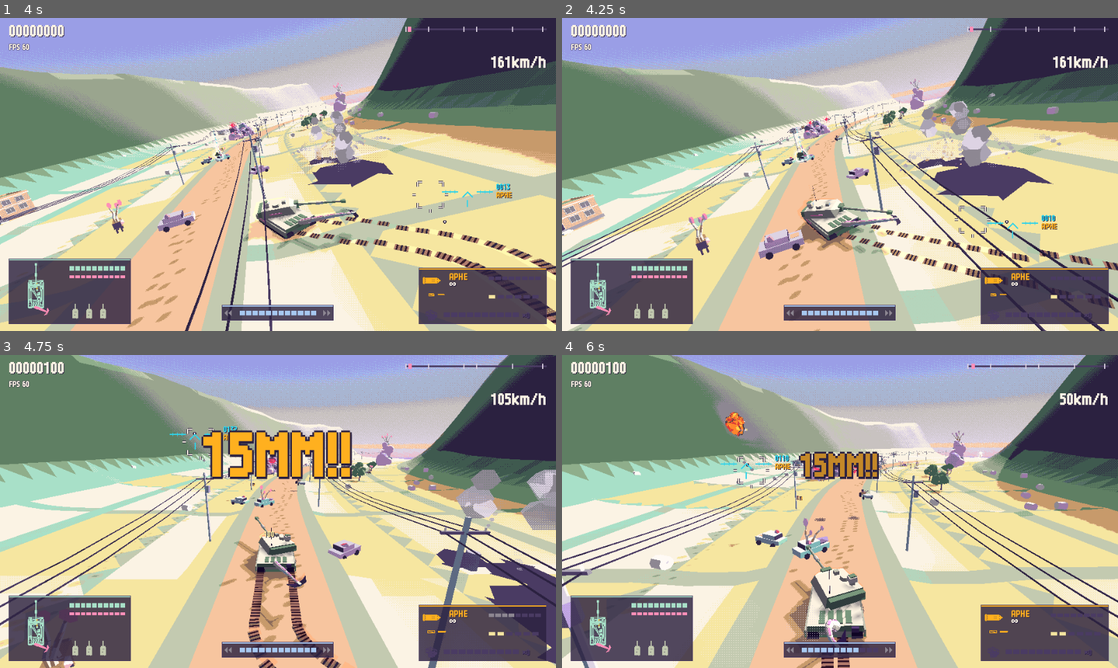
Above: before the commit, frames 1-4 (two rows, left to right).
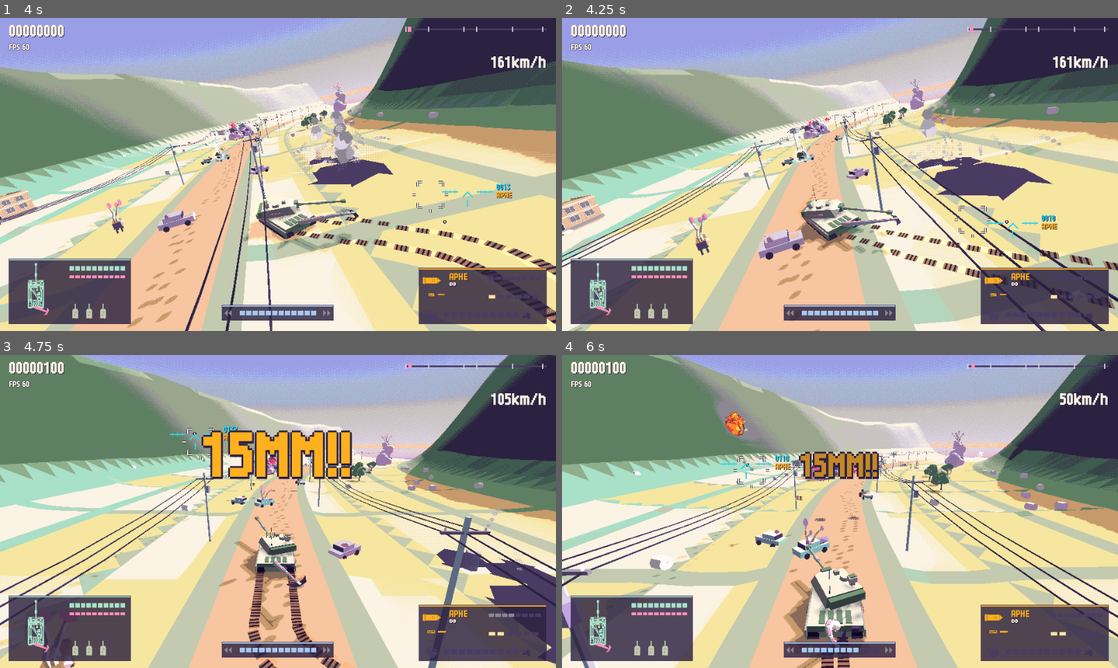
Above: after the commit, the same moments.

Repository: scarf005/orca-class
Game: Godot game, scene res://scenes/main.tscn
Same seed, same stepped clock (60 frames per second), same inputs: the game is played once before the commit and once after it.
Inputs (mouse positions are in pixels of both pictures, inside the frame that each line leads up to):
- Up to frame 1 (4 s): tap Enter (ui_accept) at 0.5, 3.77 s; drag from (278, 174) to (333, 105) at 0.52 s; drag from (166, 190) to (250, 237) at 1.27 s; move the mouse to (333, 105) at 2.02 s; press the mouse at (333, 105) at 2.03 s; hold D (move_right) 2.03-2.75 s; release the mouse at (333, 105) at 2.75 s; drag from (250, 237) to (111, 127) at 2.77 s; move the mouse to (444, 221) at 3.52 s; hold A (move_left) from 3.53 s (still down); hold Q from 3.53 s (still down)
- Up to frame 2 (4.25 s): keep holding A (move_left); keep holding Q; tap Enter (ui_accept) at 4.07 s
- Up to frame 3 (4.75 s): release A (move_left) at 4.25 s; release Q at 4.25 s; drag from (111, 464) to (194, 433) at 4.27 s
- Up to frame 4 (6 s): move the mouse to (867, 511) at 5.02 s; hold S (move_back) 5.03-5.75 s; tap 9 at 5.1 s; click (867, 511) at 5.17 s; drag from (756, 433) to (728, 527) at 5.77 s

Frame 1 is identical in both runs. In frame 2, 0.9% of the frame differs, in the area x 68-80%, y 26-48%; in frame 3, 1.6%, in the area x 82-100%, y 35-59%; in frame 4, 0.2%.

Commit message:
feat: limit fragment and smoke age and travel in duel settings
Assisted-by: pi:gpt-6.1-sol
Co-authored-by: chatgpt-codex-connector[bot] <199175422+chatgpt-codex-connector[bot]@users.noreply.github.com>

Diff:
--- a/constants.cfg
+++ b/constants.cfg
@@ -34,6 +34,8 @@
 "Secondary blast pops"=2.0
 "HE blast radius (x)"=1.5
 "Shockwave reach (x blast)"=2.4
+"Fragments/smoke duration (s)"=1.0
+"Fragments/smoke travel (m)"=50.0
 "Debris life (s)"=1.0
 "Debris smoke life (s)"=0.4
 "Rail smoke shrink (0-1)"=0.9
--- a/scripts/combat/fx.gd
+++ b/scripts/combat/fx.gd
@@ -15,6 +15,8 @@
 const RICOCHET_SPREAD := 0.35
 const TRAIL_MIN_SPEED := 4.0 ## Shards stop trailing once they slow down on the ground.
 static var BLAST_POPS := 2 ## Most secondary pops a big blast sets off (tuned live in the duel mode).
+static var PARTICLE_LIFE := 1.0 ## Maximum age of fragments and smoke, tuned live in duel mode.
+static var PARTICLE_DISTANCE := 50.0 ## Maximum cumulative travel of fragments and smoke in metres.
 static var DEBRIS_LIFE := 3.6 ## Longest a shard lies about before it is gone (tuned live in the duel mode).
 static var DEBRIS_SMOKE_LIFE := 0.5 ## Seconds the smoke a flying shard or wreck leaves hangs in the air (tuned live in the duel mode).
 static var RAIL_SMOKE_SHRINK := 0.9 ## Fraction of its size the railgun smoke loses before vanishing.
@@ -58,6 +60,7 @@
 	var velocity: Vector3
 	var life := 0.0
 	var max_life := 1.0
+	var travelled := 0.0
 	var size := 0.3
 	var end_size := 0.0
 	var color := Color.WHITE
@@ -264,7 +267,7 @@
 		var p: Particle = pool[read]
 		var age := p.life + delta
 		p.life = age
-		if age >= p.max_life:
+		if age >= p.max_life or (kind != Kind.FLAME and age >= PARTICLE_LIFE):
 			continue
 		var velocity := p.velocity
 		velocity.y -= p.gravity * delta
@@ -278,6 +281,9 @@
 				continue
 			position.y = p.ground
 			velocity = Vector3(velocity.x * 0.5, absf(velocity.y) * 0.3, velocity.z * 0.5)
+		p.travelled += p.position.distance_to(position)
+		if kind != Kind.FLAME and p.travelled >= PARTICLE_DISTANCE:
+			continue
 		p.position = position
 		p.velocity = velocity
 		var t := age / p.max_life
--- a/scripts/core/game_tuning.gd
+++ b/scripts/core/game_tuning.gd
@@ -45,6 +45,8 @@
 	["Secondary blast pops", func() -> float: return Fx.BLAST_POPS, func(v: float) -> void: Fx.BLAST_POPS = int(v), 0.0, 8.0, 1.0],
 	["HE blast radius (x)", func() -> float: return Armament.HE_RADIUS_SCALE, func(v: float) -> void: Armament.HE_RADIUS_SCALE = v, 0.5, 4.0, 0.1],
 	["Shockwave reach (x blast)", func() -> float: return World.SHOCKWAVE_SCALE, func(v: float) -> void: World.SHOCKWAVE_SCALE = v, 0.5, 5.0, 0.1],
+	["Fragments/smoke duration (s)", func() -> float: return Fx.PARTICLE_LIFE, func(v: float) -> void: Fx.PARTICLE_LIFE = clampf(v, 0.1, 8.0), 0.1, 8.0, 0.1],
+	["Fragments/smoke travel (m)", func() -> float: return Fx.PARTICLE_DISTANCE, func(v: float) -> void: Fx.PARTICLE_DISTANCE = clampf(v, 1.0, 500.0), 1.0, 500.0, 1.0],
 	["Debris life (s)", func() -> float: return Fx.DEBRIS_LIFE, func(v: float) -> void: Fx.DEBRIS_LIFE = v, 0.1, 8.0, 0.1],
 	["Debris smoke life (s)", func() -> float: return Fx.DEBRIS_SMOKE_LIFE, func(v: float) -> void: Fx.DEBRIS_SMOKE_LIFE = v, 0.05, 3.0, 0.05],
 	["Rail smoke shrink (0-1)", func() -> float: return Fx.RAIL_SMOKE_SHRINK, func(v: float) -> void: Fx.RAIL_SMOKE_SHRINK = clampf(v, 0.0, 1.0), 0.0, 1.0, 0.05],
--- /dev/null
+++ b/tests/particle_limits_test.gd
@@ -0,0 +1,65 @@
+extends TestCase
+
+
+func _set_limits(life: float, distance: float) -> void:
+	var tuning := GameTuning.new()
+	for row: Array in tuning._rows:
+		if row[0] == "Fragments/smoke duration (s)":
+			row[2].call(life)
+		if row[0] == "Fragments/smoke travel (m)":
+			row[2].call(distance)
+
+
+func test_fragments_and_smoke_expire_at_default_duration() -> void:
+	_set_limits(1.0, 50.0)
+	var fx := Fx.new()
+	add_child(fx)
+	for kind: Fx.Kind in [Fx.Kind.SOLID, Fx.Kind.GLOW, Fx.Kind.FLAME]:
+		fx.spawn(kind, Vector3.ZERO, Vector3.ZERO, 4.0, 1.0, Color.WHITE)
+	fx._process(0.75)
+	check_eq(fx.particle_count(), 3, "particles survive before the duration limit")
+	fx._process(0.25)
+	for kind: Fx.Kind in [Fx.Kind.SOLID, Fx.Kind.GLOW]:
+		check(fx._pools[kind].is_empty(), "fragments and smoke expire at exactly 1 s")
+		check_eq(fx._multimeshes[kind].visible_instance_count, 0, "expired particles are no longer rendered")
+	check_eq(fx._pools[Fx.Kind.FLAME].size(), 1, "flames retain their own lifetime")
+	fx.free()
+
+
+func test_fragments_and_smoke_expire_at_cumulative_travel_limit() -> void:
+	_set_limits(8.0, 50.0)
+	var fx := Fx.new()
+	add_child(fx)
+	for kind: Fx.Kind in [Fx.Kind.SOLID, Fx.Kind.GLOW, Fx.Kind.FLAME]:
+		fx.spawn(kind, Vector3.ZERO, Vector3(100, 0, 0), 4.0, 1.0, Color.WHITE)
+	fx._process(0.25)
+	check_eq(fx.particle_count(), 3, "particles survive after travelling 25 m")
+	for kind: Fx.Kind in [Fx.Kind.SOLID, Fx.Kind.GLOW, Fx.Kind.FLAME]:
+		(fx._pools[kind][0] as Fx.Particle).velocity = Vector3(-100, 0, 0)
+	fx._process(0.25)
+	for kind: Fx.Kind in [Fx.Kind.SOLID, Fx.Kind.GLOW]:
+		check(fx._pools[kind].is_empty(), "50 m out-and-back travel expires particles despite zero displacement")
+		check_eq(fx._multimeshes[kind].visible_instance_count, 0, "distance-expired particles are not rendered")
+	check_eq(fx._pools[Fx.Kind.FLAME].size(), 1, "flames are not distance limited")
+	fx.free()
+
+
+func test_duel_limits_change_live_particles_and_preserve_shorter_lifetimes() -> void:
+	_set_limits(4.0, 100.0)
+	var fx := Fx.new()
+	add_child(fx)
+	fx.spawn(Fx.Kind.GLOW, Vector3.ZERO, Vector3(60, 0, 0), 6.0, 1.0, Color.WHITE)
+	fx.spawn(Fx.Kind.SOLID, Vector3.ZERO, Vector3.ZERO, 0.5, 1.0, Color.WHITE)
+	fx._process(1.25)
+	check(fx._pools[Fx.Kind.SOLID].is_empty(), "shorter caller lifetime still expires")
+	check_eq(fx._pools[Fx.Kind.GLOW].size(), 1, "duel settings extend both default caps")
+	_set_limits(4.0, 50.0)
+	fx._process(0.0)
+	check(fx._pools[Fx.Kind.GLOW].is_empty(), "lowering travel limit removes already-over-limit smoke")
+	fx.spawn(Fx.Kind.SOLID, Vector3.ZERO, Vector3.ZERO, 6.0, 1.0, Color.WHITE)
+	fx._process(1.25)
+	check_eq(fx._pools[Fx.Kind.SOLID].size(), 1, "extended duration applies to fragments")
+	_set_limits(1.0, 50.0)
+	fx._process(0.0)
+	check(fx._pools[Fx.Kind.SOLID].is_empty(), "lowering duration removes already-over-limit fragments")
+	fx.free()
--- a/tests/particles_test.gd
+++ b/tests/particles_test.gd
@@ -3,6 +3,7 @@
 
 
 func test_gravity_drag_and_fade_preserve_simulation() -> void:
+	Fx.PARTICLE_LIFE = 8.0 # Exercise the requested particle lifetime without the global age cap.
 	var fx := Fx.new()
 	add_child(fx)
 	fx.spawn(Fx.Kind.GLOW, Vector3(1, 5, 3), Vector3(4, 6, 8), 2.0, 2.0, Color.RED,
Not shown, added: tests/particle_limits_test.gd.uid
